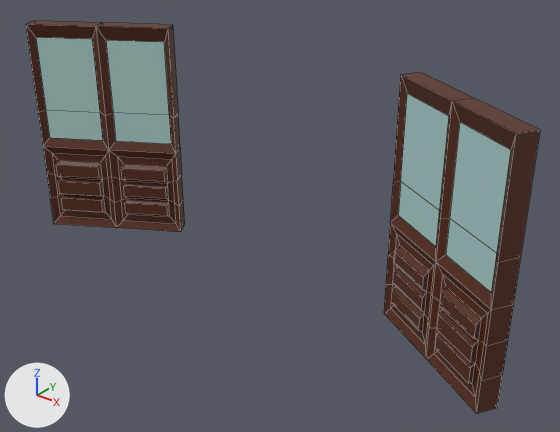
The FBX model Assets/Art/3D assets/Cabaré/env_Janela.fbx as it was, and as the next commit left it.
Both versions are drawn from a 50 mm camera at (26.3, -30.4, 19.5) aimed at (1.8, 0.2, 0.5). The lights are fixed; the arrows at lower left show +X, +Y and +Z. Mesh edges are drawn as thin lines. Where no turn or scale is listed for an object, it has been applied to the vertices.

Objects in the first picture: 'env_Janela'.
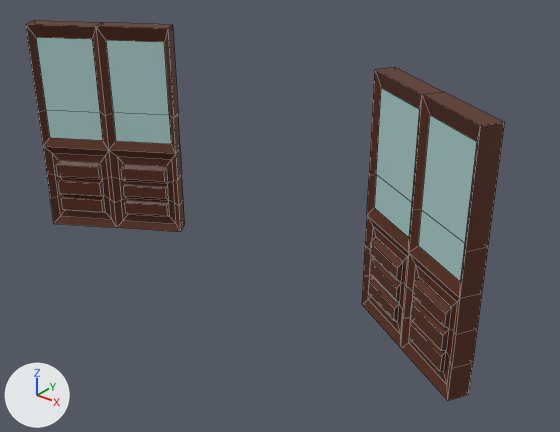
The newer file is also rescaled (x0.333), turned or shifted as a whole; pictures and numbers use the older file's frame.

Edits to the scene script, one JSON object a line:
```json
{"block": "me_cube_022", "where": "me_cube_022.from_pydata(...)  # 344 vertices, 340 faces; spans x -16.3..16.3, y -2.8..2.7, z -4.2..9.3"}
{"block": "me_cube_022", "where": "# used by ob_env_janela; location = (0.0, 0.0, 0.0)"}
{"block": "me_cube_022", "change": "me_cube_022 part 1: the loose piece of 172 vertices spanning x 8.0..16.3, y -2.7..2.7, z -4.2..9.3 is moved by (-1.5, 0.0, 0.0)"}
```

Location of each change, [x1, y1, x2, y2] in pixels of the pictures (560 x 432 px; the box of a moved part takes in the faces that stretch with it):
```json
{"object": "env_Janela", "change": "reshaped", "before": [26, 20, 540, 413], "after": [26, 20, 504, 400], "on screen": "7% narrower"}
{"part": 1, "of": "me_cube_022", "change": "moved or reshaped", "before": [384, 72, 540, 413], "after": [362, 67, 504, 400]}
```
